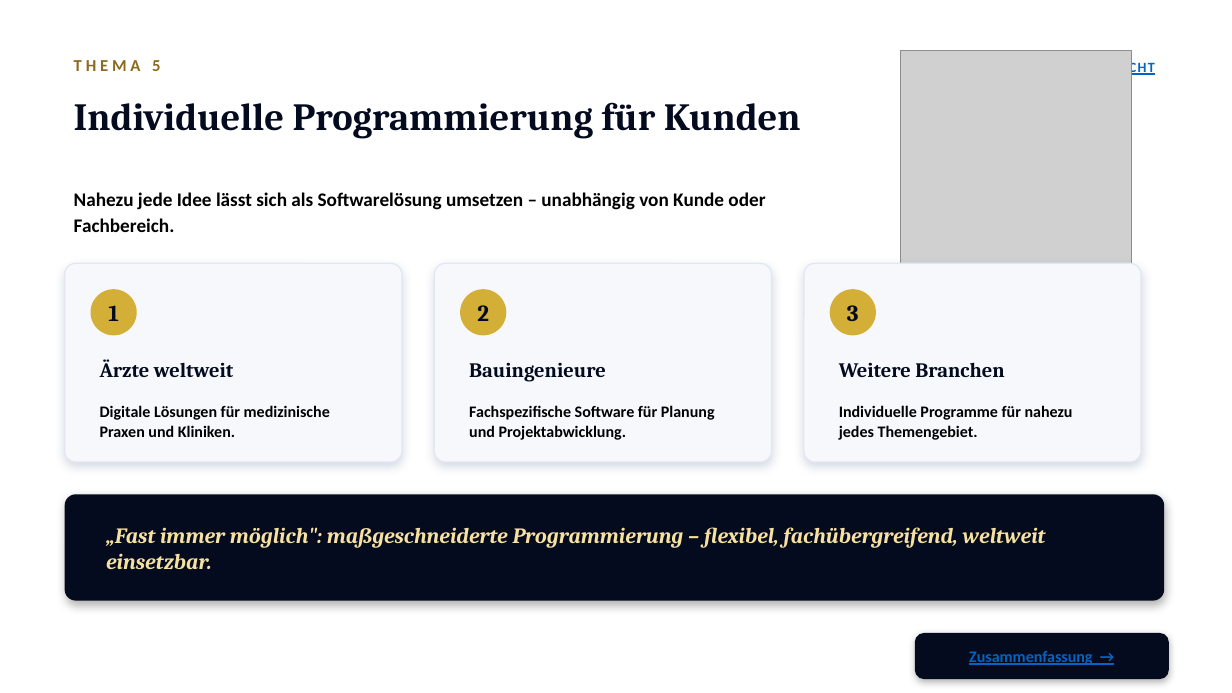
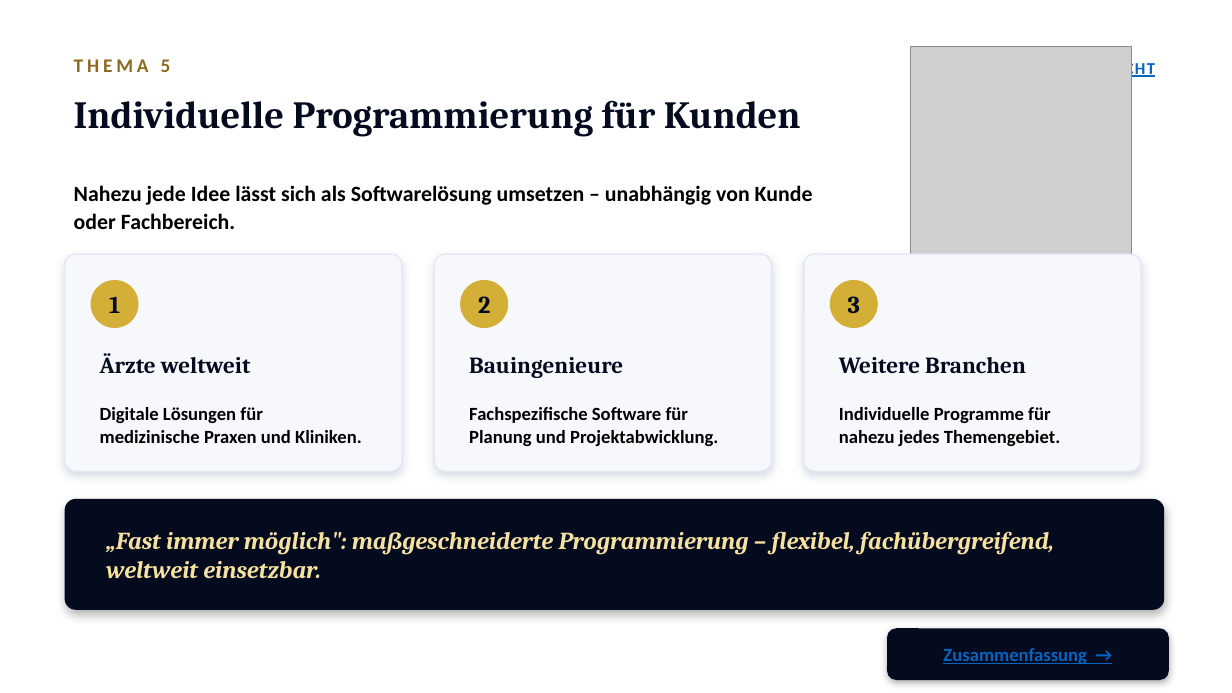
Before and after one commit to ThanosXXL/Thanos, a slide deck: slide 7 of praesentationen/Praesentation_Roadmap_2026.pptx. Drawn at 1232x693 pixels with LibreOffice and Linux fonts; fonts in the diff are those of the drawing; grey boxes stand for pictures; background and template pictures are left out. Boxes give left, top, right and bottom in pixels: in the first picture for what was removed or moved away, otherwise in the second. Text is boxed around its words. In the diff, an @@ line names an element or a change of style, - is before the commit and + after.

```diff
--- a/praesentationen/Praesentation_Roadmap_2026.pptx
+++ b/praesentationen/Praesentation_Roadmap_2026.pptx
@@ text "THEMA 5" at bbox=[74, 59, 171, 72]: size 13 to 15 pt @@
@@ picture: place and size @@
-picture at bbox=[901, 51, 1132, 282]
+picture at bbox=[910, 46, 1132, 268]
@@ text "← ÜBERSICHT": place and size @@
-text "← ÜBERSICHT" at bbox=[1079, 60, 1155, 76]
+text "← ÜBERSICHT" at bbox=[1068, 60, 1155, 78]
@@ text "← ÜBERSICHT" at bbox=[1068, 60, 1155, 78]: size 11 to 13 pt @@
@@ text "Nahezu jede Idee lässt sich ...": place and size @@
-text "Nahezu jede Idee lässt sich ..." at bbox=[74, 192, 765, 232]
+text "Nahezu jede Idee lässt sich ..." at bbox=[74, 185, 813, 229]
@@ text "Nahezu jede Idee lässt sich ..." at bbox=[74, 185, 813, 229]: size 15 to 17 pt; line spacing 20pt to 22pt @@
@@ rounded rectangle: place and size @@
-rounded rectangle at bbox=[65, 263, 402, 462]
+rounded rectangle at bbox=[65, 254, 402, 471]
@@ rounded rectangle: place and size @@
-rounded rectangle at bbox=[434, 263, 772, 462]
+rounded rectangle at bbox=[434, 254, 772, 471]
@@ rounded rectangle: place and size @@
-rounded rectangle at bbox=[804, 263, 1141, 462]
+rounded rectangle at bbox=[804, 254, 1141, 471]
@@ size 18 to 19 pt in 3 elements at bbox=[478, 296, 490, 313], bbox=[848, 296, 860, 313], bbox=[109, 296, 120, 313] @@
@@ 3 texts, 3 ellipses: place and size @@
-3 texts, 3 ellipses at bbox=[91, 289, 876, 335]
+3 texts, 3 ellipses at bbox=[91, 280, 878, 328]
@@ size 16 to 18 pt in 3 elements at bbox=[100, 353, 251, 373], bbox=[469, 357, 623, 378], bbox=[839, 357, 1026, 373] @@
@@ size 12.5 to 14.5 pt; line spacing 16pt to 18pt in 3 elements at bbox=[100, 407, 362, 443], bbox=[469, 407, 718, 446], bbox=[839, 407, 1060, 446] @@
@@ rounded rectangle: place and size @@
-rounded rectangle at bbox=[65, 494, 1165, 601]
+rounded rectangle at bbox=[65, 499, 1165, 610]
@@ text "„Fast immer möglich": maßgeschneiderte Programmierung ..." at bbox=[106, 531, 1054, 579]: size 17 to 19 pt @@
@@ text "Zusammenfassung →": place and size @@
-text "Zusammenfassung →" at bbox=[969, 651, 1092, 665]
+text "Zusammenfassung →" at bbox=[943, 648, 1087, 664]
@@ text "Zusammenfassung →" at bbox=[943, 648, 1087, 664]: size 12.5 to 14.5 pt @@
@@ proportions changed in 5 elements at bbox=[65, 254, 402, 471], bbox=[434, 254, 772, 471], bbox=[804, 254, 1141, 471], bbox=[65, 499, 1165, 610], bbox=[887, 628, 1169, 680] @@
@@ rounded rectangle: place and size @@
-rounded rectangle at bbox=[915, 633, 1169, 679]
+rounded rectangle at bbox=[887, 628, 1169, 680]
```
Also in this commit, not shown: 7 other slides changed, 1 other file.
